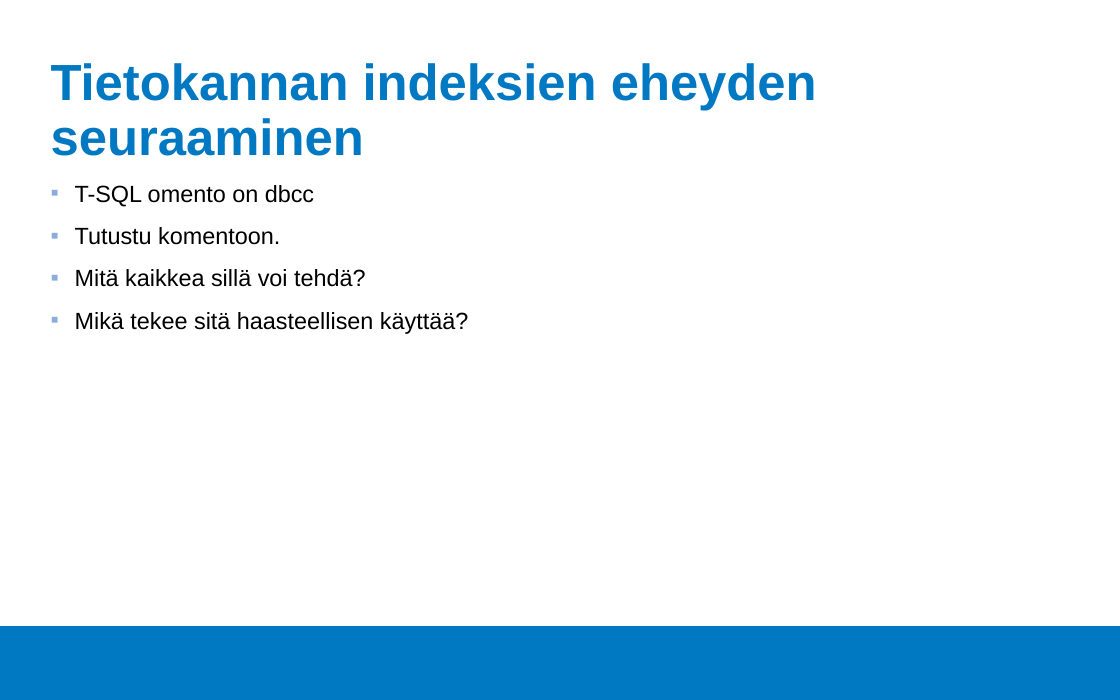
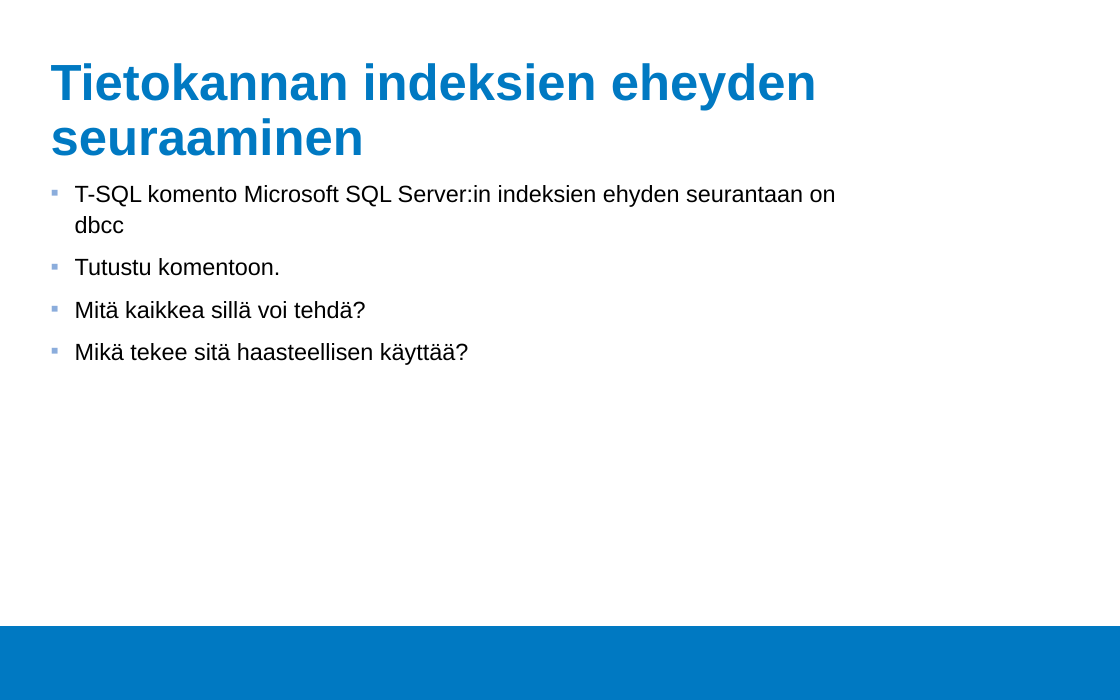
Before and after one commit to Tietokantahallinta/Tietokantahallinta.github.io, a slide deck: slide 3 of luennot/viikko05/Luentokalvot_05.odp. Drawn at 1120x700 pixels with LibreOffice and Linux fonts; fonts in the diff are those of the drawing; background and template pictures are left out. Boxes give left, top, right and bottom in pixels: in the first picture for what was removed or moved away, otherwise in the second. Text is boxed around its words. In the diff, an @@ line names an element or a change of style, - is before the commit and + after.

```diff
--- a/luennot/viikko05/Luentokalvot_05.odp
+++ b/luennot/viikko05/Luentokalvot_05.odp
@@ text at <box>75,185,836,234</box>: text changed @@
-▪ T-SQL omento on dbcc
+▪ T-SQL komento Microsoft SQL Server:in indeksien ehyden seurantaan on
+  dbcc
```
Also in this commit, not shown: 3 other slides changed, 2 slides added, 1 slide removed, 10 other files.
